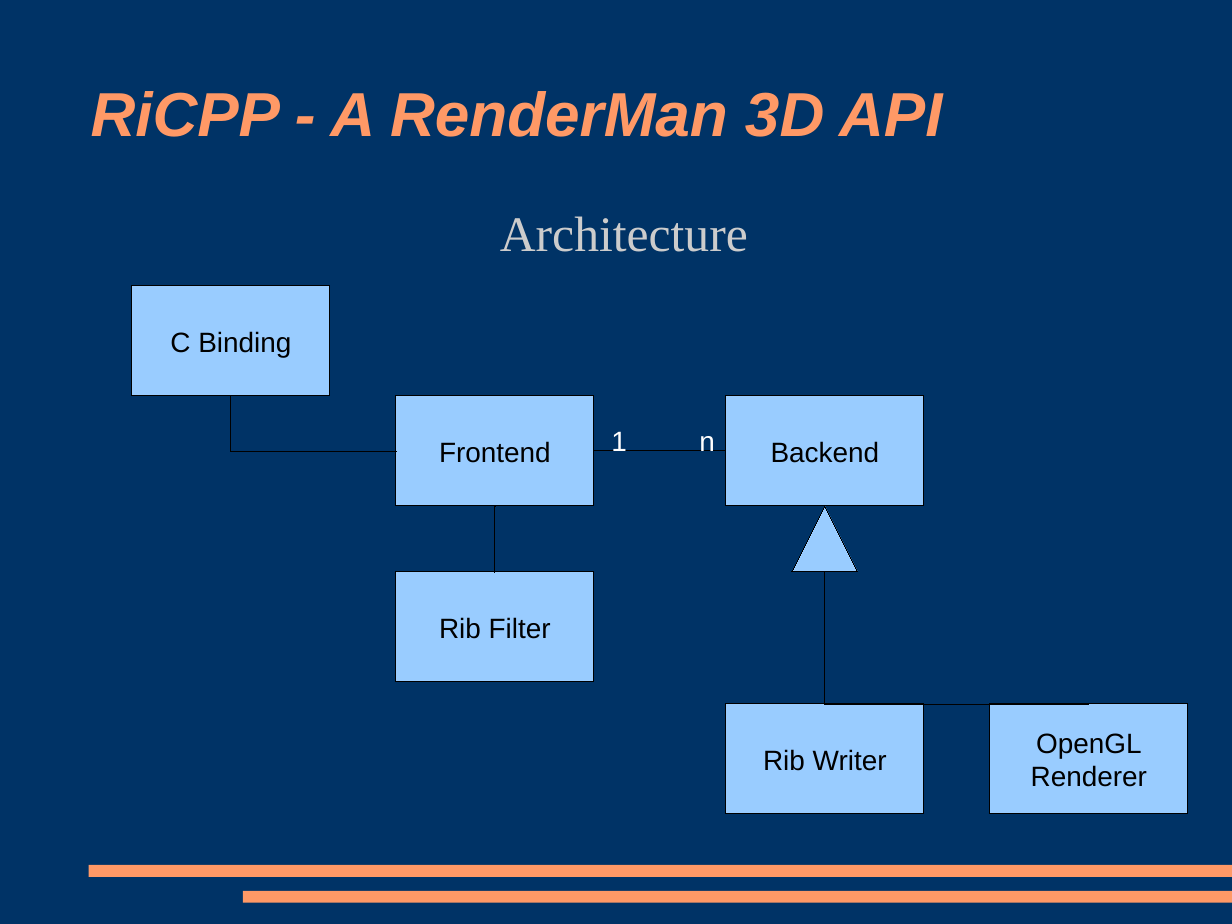
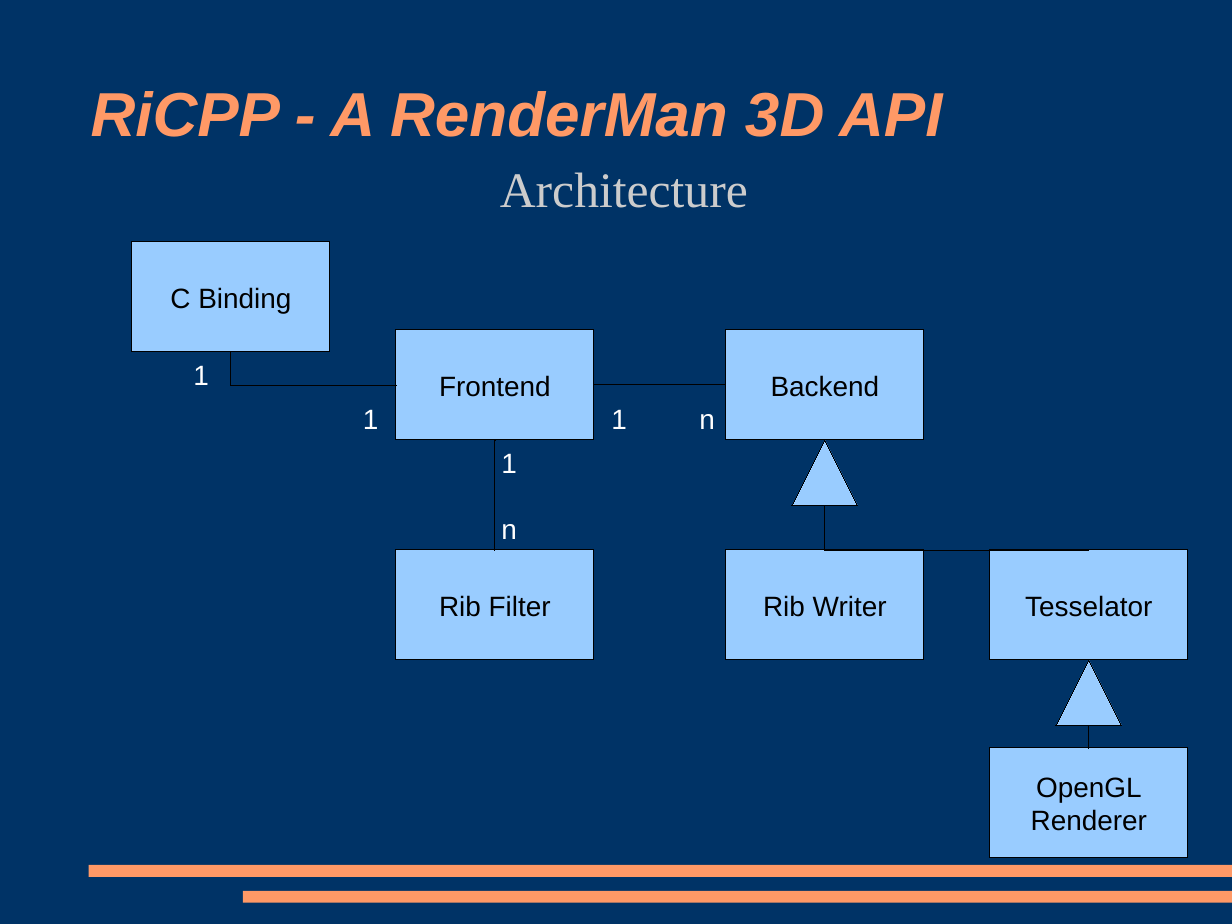
Before and after one commit to s-cherepanov/ricpp, a slide deck: slide 2 of ricpp2/Documentation/Overview.odp. Drawn at 1232x924 pixels with LibreOffice and Linux fonts; fonts in the diff are those of the drawing. Boxes give left, top, right and bottom in pixels: in the first picture for what was removed or moved away, otherwise in the second. Text is boxed around its words. In the diff, an @@ line names an element or a change of style, - is before the commit and + after.

```diff
--- a/ricpp2/Documentation/Overview.odp
+++ b/ricpp2/Documentation/Overview.odp
@@ subtitle "Architecture": place and size @@
-subtitle "Architecture" at (500,216,748,252)
+subtitle "Architecture" at (500,172,748,208)
@@ rectangle "C Binding": place and size @@
-rectangle "C Binding" at (132,286,330,396)
+rectangle "C Binding" at (132,243,330,352)
@@ elbow line moved from (396, 452) - (231, 396) to (396, 386) - (231, 352) @@
@@ text added at (193,365,209,385), 18 pt, text #FFFFFF @@
+1
@@ 2 rectangles, 1 flow chart extract, 1 elbow line: place and size @@
-2 rectangles, 1 flow chart extract, 1 elbow line at (396,396,925,572)
+2 rectangles, 1 flow chart extract, 1 elbow line at (396,330,925,506)
@@ text added at (363,409,379,429), 18 pt, text #FFFFFF @@
+1
@@ 2 texts, 1 rectangle: place and size @@
-2 texts, 1 rectangle at (396,431,715,682)
+2 texts, 1 rectangle at (396,409,715,660)
@@ elbow line moved from (495, 572) - (495, 506) to (495, 550) - (495, 440) @@
@@ text added at (501,453,517,473), 18 pt, text #FFFFFF @@
+1
@@ elbow line moved from (1089, 704) - (825, 572) to (1089, 550) - (825, 506) @@
@@ elbow line moved from (825, 572) - (825, 704) to (825, 506) - (825, 550) @@
@@ text added at (501,524,517,539), 18 pt, text #FFFFFF @@
+n
@@ rectangle "Rib Writer": place and size @@
-rectangle "Rib Writer" at (727,704,925,814)
+rectangle "Rib Writer" at (727,550,925,660)
@@ rectangle added at (991,550,1188,660), fill #99CCFF, outline #000000 0 pt, 18 pt, text #000000 @@
+Tesselator
@@ flow chart extract added at (1056,661,1122,727), fill #99CCFF, outline #000000 0 pt @@
@@ rectangle "OpenGL": place and size @@
-rectangle "OpenGL" at (991,704,1188,814)
+rectangle "OpenGL" at (991,748,1188,857)
@@ elbow line added from (1089, 748) to (1089, 727), #000000 0 pt @@
```
Also in this commit, not shown: 1 other slide changed, 18 other files.
